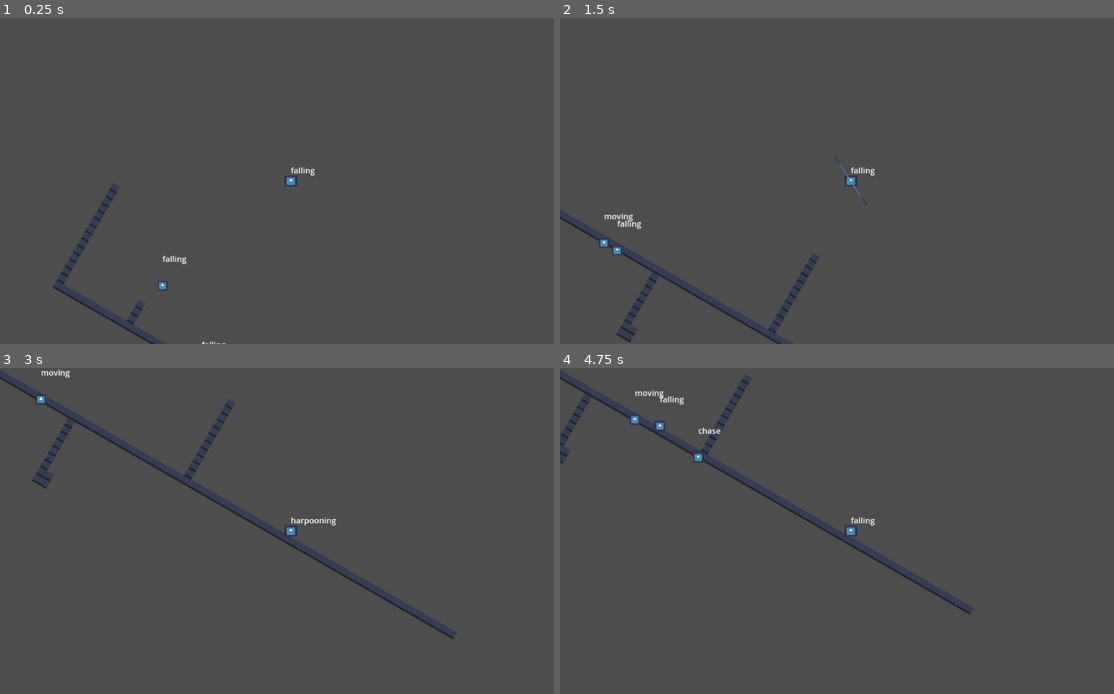
Above: before the commit, frames 1-4 (two rows, left to right).
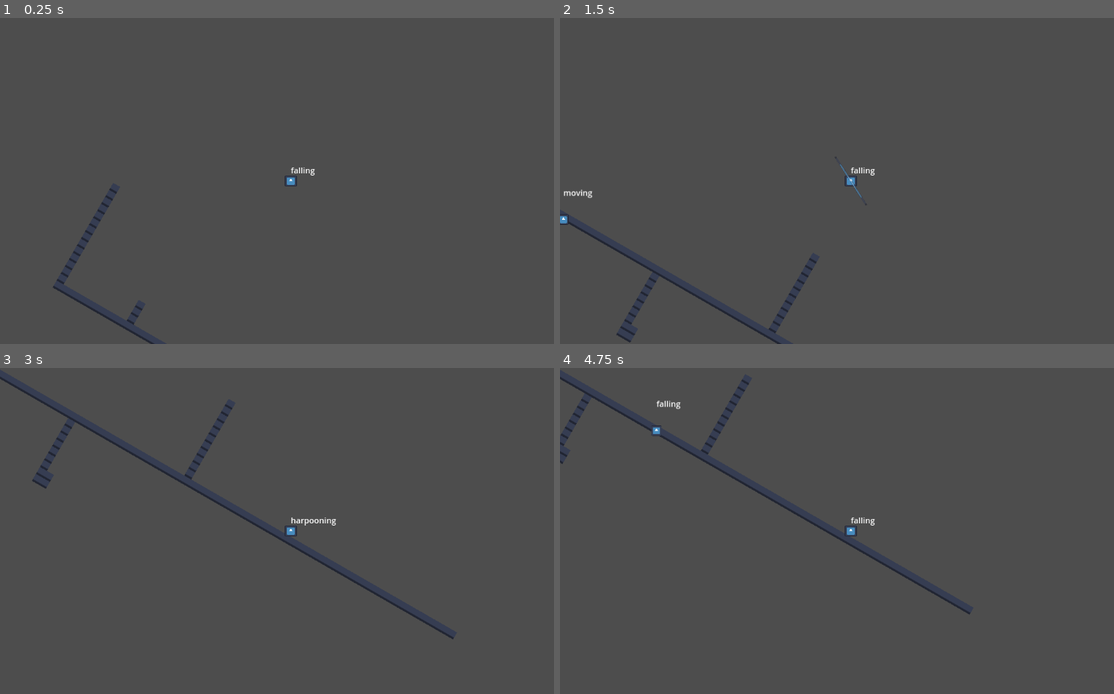
Above: after the commit, the same moments.

Repository: HarunG-yg1/GameJam2025
Game: Godot game, scene res://main_game.tscn
The game is run twice, just before and just after one commit, with the same random seed, the same clock (stepped at 60 frames per second) and the same inputs. The project has no main scene, so this scene is started directly. The engine's default icon, where the game draws it, is replaced by a stand-in: a white triangle on a blue panel in a dark square.
Inputs (mouse positions are in pixels of both pictures, inside the frame that each line leads up to):
- Up to frame 1 (0.25 s): no input
- Up to frame 2 (1.5 s): tap Enter (ui_accept) at 0.5, 0.77 s; move the mouse to (981, 164) at 0.52 s; hold Right (ui_right) from 0.53 s (still down); tap Shift (dash) at 0.6 s; move the mouse to (731, 197) at 1.27 s; click (731, 197) at 1.35 s
- Up to frame 3 (3 s): tap Enter (ui_accept) at 1.52 s; move the mouse to (349, 459) at 2.02 s; release Right (ui_right) at 2.03 s; hold Left (ui_left) 2.03-2.78 s; tap Shift (dash) at 2.1 s; move the mouse to (260, 596) at 2.77 s; hold Right (ui_right) from 2.78 s (still down); click (260, 596) at 2.85 s
- Up to frame 4 (4.75 s): tap Enter (ui_accept) at 3.02, 3.77, 4.52 s; move the mouse to (1025, 579) at 3.52 s; tap Shift (dash) at 3.6 s; move the mouse to (676, 482) at 4.27 s; release Right (ui_right) at 4.28 s; hold Left (ui_left) from 4.28 s (still down); click (676, 482) at 4.35 s

The runs differ from the first frame. In frame 1, 0.1% of the frame differs, in the area x 28-41%, y 72-100%; in frame 2, 0.3%; in frame 3, 0.1%; in frame 4, 0.4%, in the area x 12-30%, y 6-29%.

Commit message:
added condition for fish to interact with waves
fish will be carried on waves if wave size > fish weight.

Diff:
--- a/new-game-jam/main_game.tscn
+++ b/new-game-jam/main_game.tscn
@@ -104,12 +104,3 @@
 [node name="fish" parent="." instance=ExtResource("3_ykeeq")]
 position = Vector2(360, 929)
 floor_max_angle = 0.872665
-
-[node name="fish2" parent="." instance=ExtResource("3_ykeeq")]
-position = Vector2(-5, 644)
-floor_max_angle = 0.872665
-dir_int = 1
-
-[node name="fish3" parent="." instance=ExtResource("3_ykeeq")]
-position = Vector2(78, 815)
-floor_max_angle = 0.872665
--- a/new-game-jam/wave/wave_shape.gd
+++ b/new-game-jam/wave/wave_shape.gd
@@ -79,7 +79,7 @@
 			body.velocity += wave.linear_velocity * 0.8
 		else:
 			body.velocity = wave.linear_velocity * 0.8
-	if body is fish and wave.gotofloor.is_onfloor:
+	if body is fish and wave.gotofloor.is_onfloor and body.weight_priority <= wave.size:
 		body.wave = wave
 		if (body.velocity.normalized()+ wave.linear_velocity.normalized()).length() > 0.7:
 			body.velocity += wave.linear_velocity * 0.3
